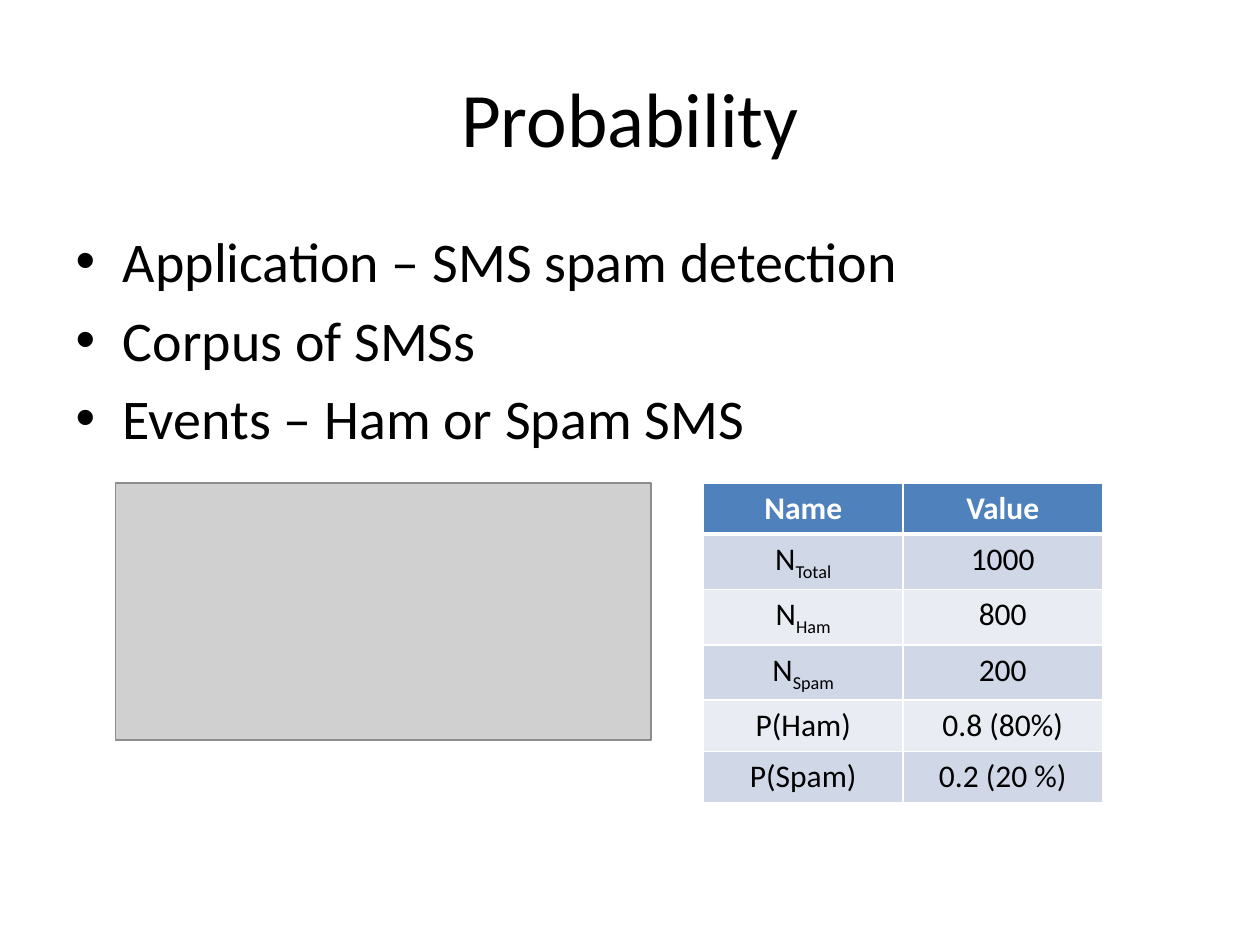
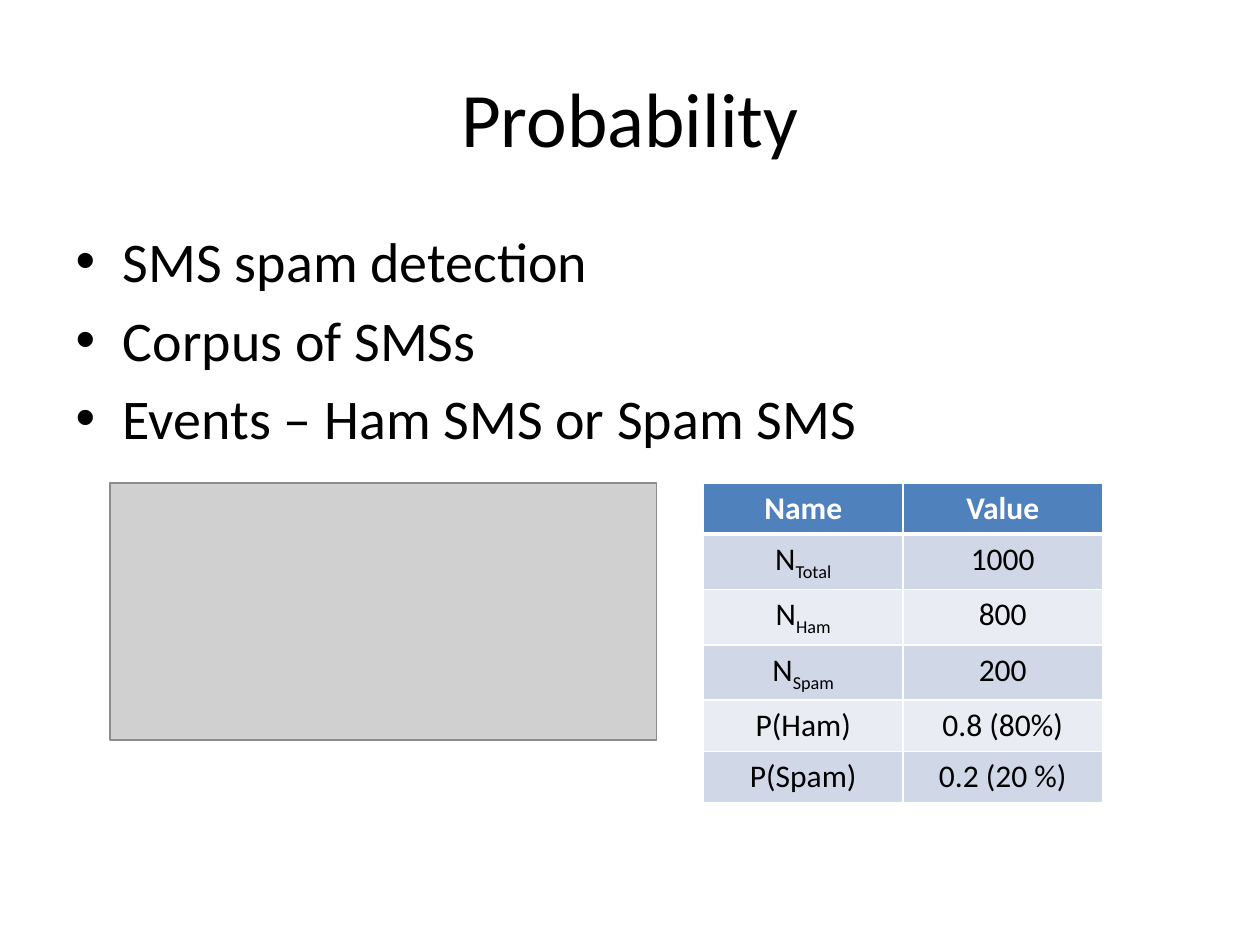
Before and after one commit to look4pritam/ArtificialIntelligence, a slide deck: slide 4 of MachineLearning/NaiveBayes/NaiveBayes.pptx. Drawn at 1260x945 pixels with LibreOffice and Linux fonts; fonts in the diff are those of the drawing; grey boxes stand for pictures. Boxes give left, top, right and bottom in pixels: in the first picture for what was removed or moved away, otherwise in the second. Text is boxed around its words. In the diff, an @@ line names an element or a change of style, - is before the commit and + after.

```diff
--- a/MachineLearning/NaiveBayes/NaiveBayes.pptx
+++ b/MachineLearning/NaiveBayes/NaiveBayes.pptx
@@ text at (123, 243, 587, 291): text changed @@
-• Application – SMS spam detection
+• SMS spam detection
@@ text at (123, 402, 856, 448): text changed @@
-• Events – Ham or Spam SMS
+• Events – Ham SMS or Spam SMS
@@ picture: place and size @@
-picture at (116, 483, 651, 740)
+picture at (110, 483, 656, 740)
```
Also in this commit, not shown: 1 other slide changed.
